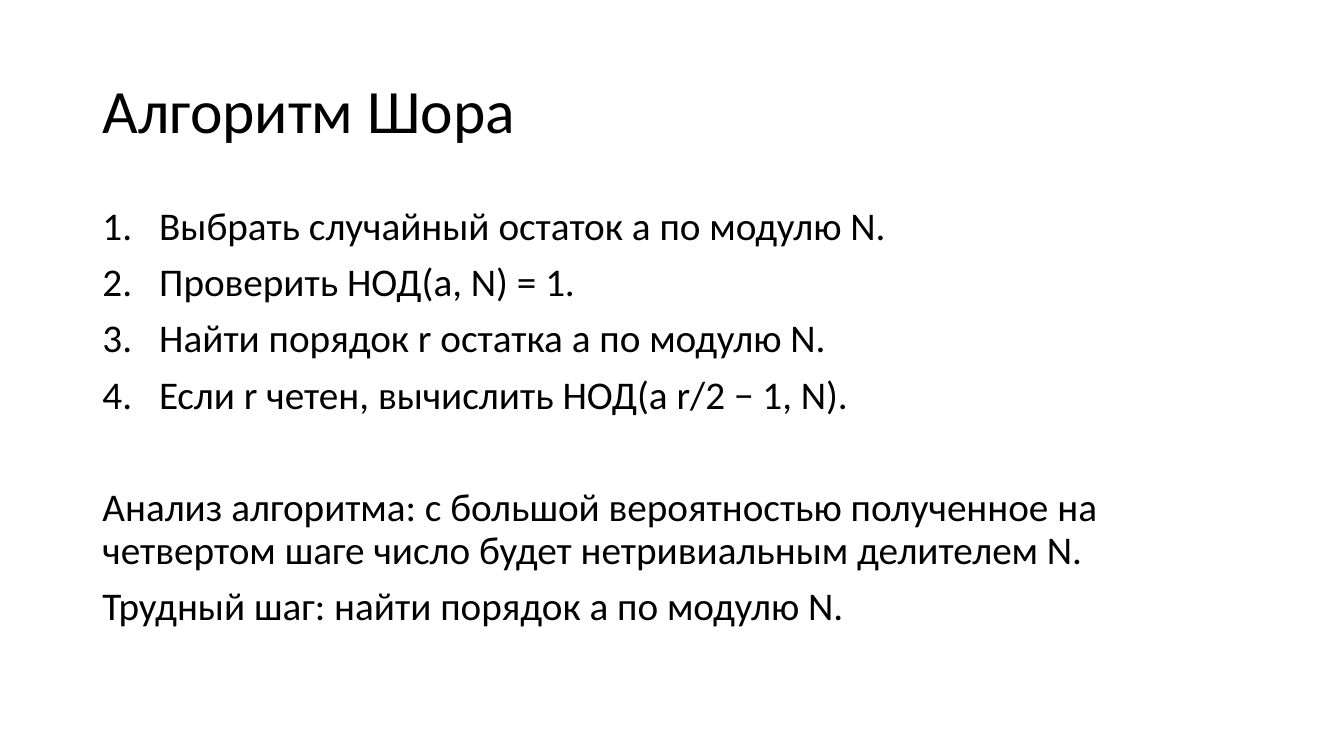
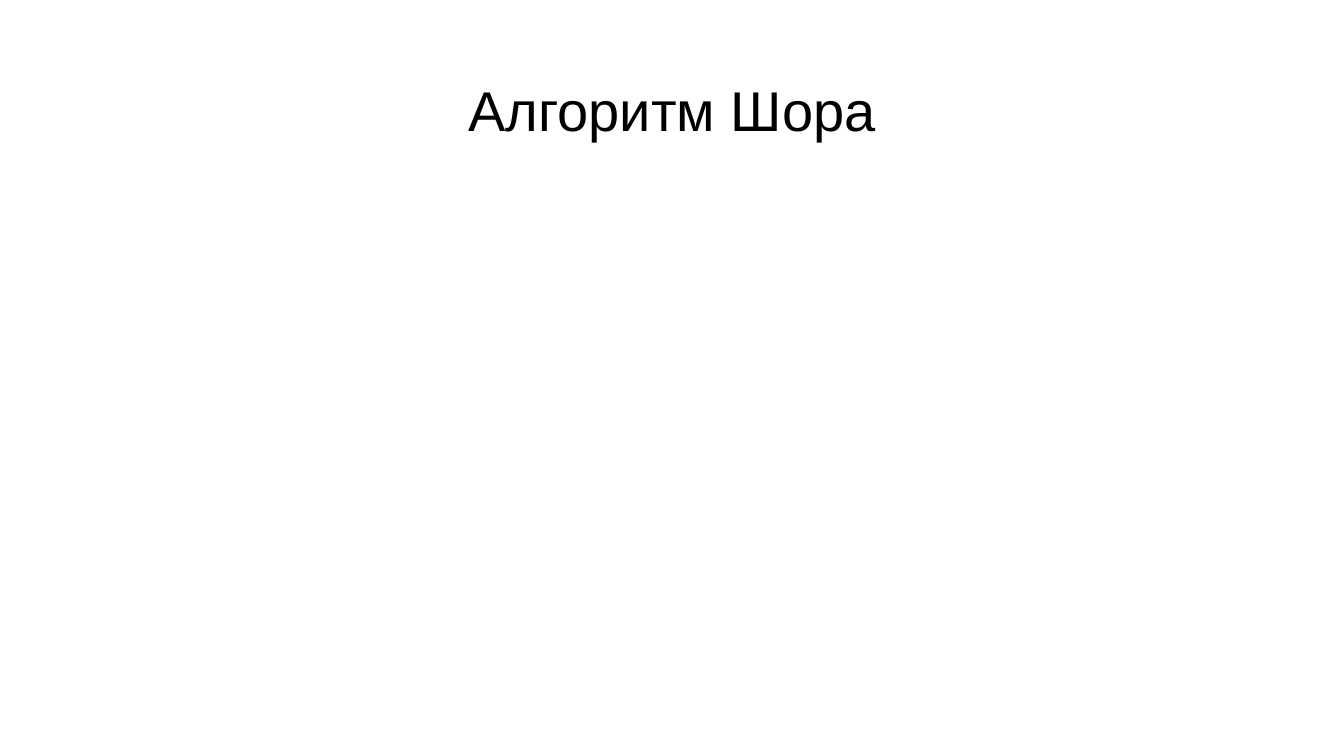
Before and after one commit to R0manych/Diploma2019, a slide deck: slide 15 of Черниговских 2к 14гр.pptx. Drawn at 1344x756 pixels with LibreOffice and Linux fonts; fonts in the diff are those of the drawing; grey boxes stand for pictures. Boxes give left, top, right and bottom in pixels: in the first picture for what was removed or moved away, otherwise in the second. Text is boxed around its words. In the diff, an @@ line names an element or a change of style, - is before the commit and + after.

```diff
--- a/Черниговских 2к 14гр.pptx
+++ b/Черниговских 2к 14гр.pptx
@@ title "Алгоритм Шора" at (469,92,876,141): size 44 to 40 pt, font Calibri to Arial; alignment left to centre @@
@@ text removed at (102,213,1097,627) @@
-1. Выбрать случайный остаток a по модулю N.
-2. Проверить НОД(a, N) = 1.
-3. Найти порядок r остатка a по модулю N.
-4. Если r четен, вычислить НОД(a r/2 − 1, N).
-Анализ алгоритма: с большой вероятностью полученное на четвертом шаге число будет нетривиальным делителем N.
-Трудный шаг: найти порядок a по модулю N.
```
Also in this commit, not shown: 17 other slides changed, 2 other files.
